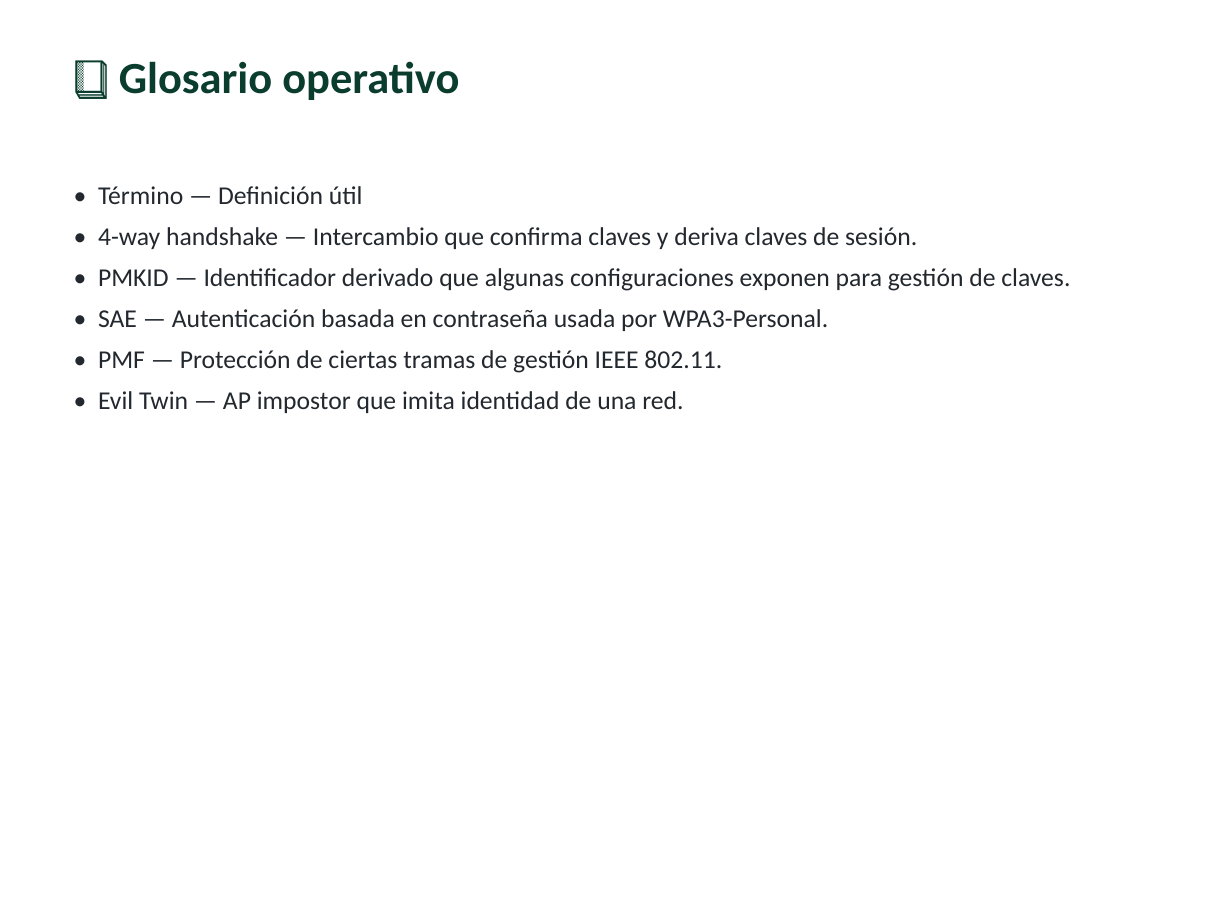
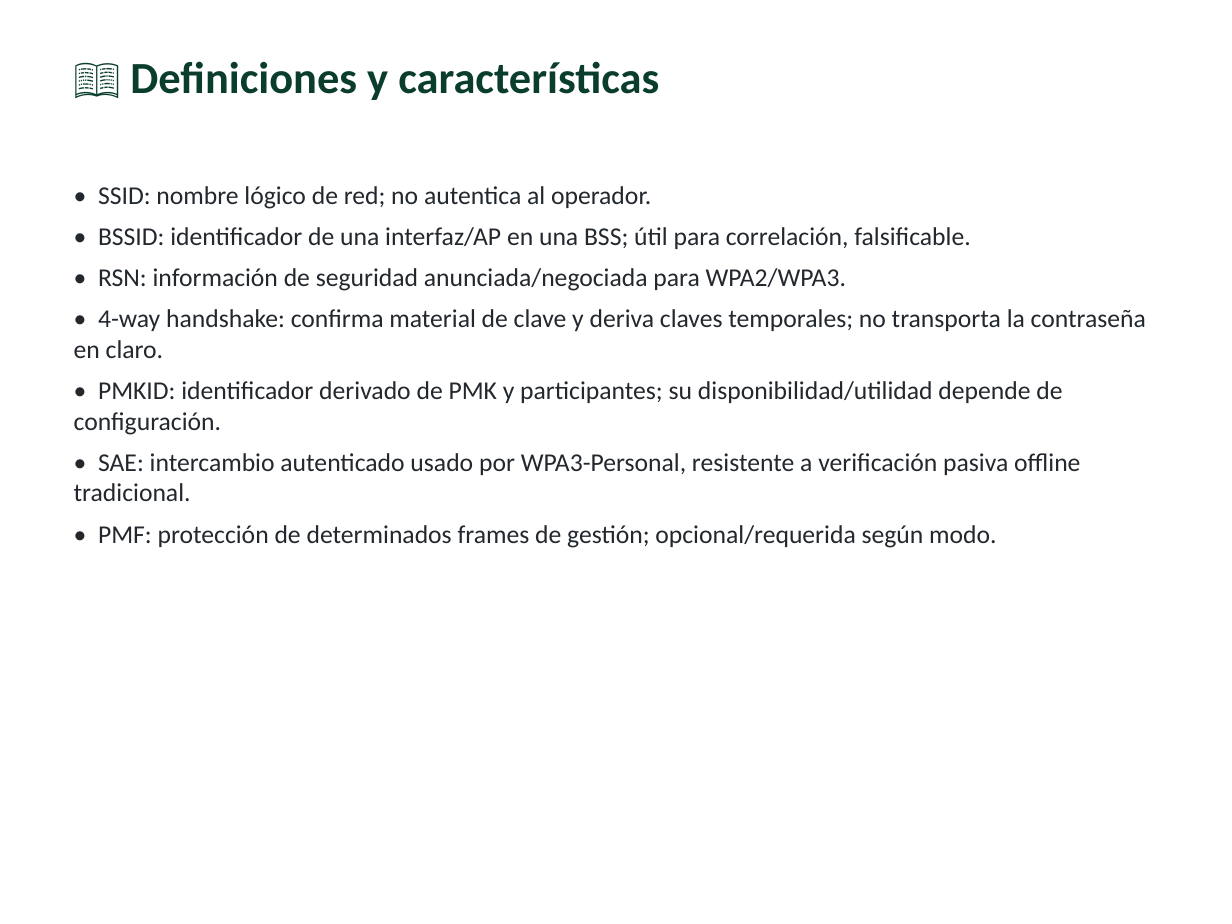
Before and after one commit to vladimiracunadev-create/modern-cybersecurity-program, a slide deck: slide 6 of classes/parte-13-seguridad-movil-iot-e-inalambrica/272-ataques-wifi-avanzados-evil-twin-y-pmkid/clase-272-presentacion.pptx. Drawn at 1232x924 pixels with LibreOffice and Linux fonts; fonts in the diff are those of the drawing. Boxes give left, top, right and bottom in pixels: in the first picture for what was removed or moved away, otherwise in the second. Text is boxed around its words. In the diff, an @@ line names an element or a change of style, - is before the commit and + after.

```diff
--- a/classes/parte-13-seguridad-movil-iot-e-inalambrica/272-ataques-wifi-avanzados-evil-twin-y-pmkid/clase-272-presentacion.pptx
+++ b/classes/parte-13-seguridad-movil-iot-e-inalambrica/272-ataques-wifi-avanzados-evil-twin-y-pmkid/clase-272-presentacion.pptx
@@ text at (130, 61, 659, 100): text changed @@
-📔 Glosario operativo
+📖 Definiciones y características
@@ text at (74, 186, 1146, 548): text changed @@
-• Término — Definición útil
-• 4-way handshake — Intercambio que confirma claves y deriva claves de sesión.
-• PMKID — Identificador derivado que algunas configuraciones exponen para gestión de claves.
-• SAE — Autenticación basada en contraseña usada por WPA3-Personal.
-• PMF — Protección de ciertas tramas de gestión IEEE 802.11.
-• Evil Twin — AP impostor que imita identidad de una red.
+• SSID: nombre lógico de red; no autentica al operador.
+• BSSID: identificador de una interfaz/AP en una BSS; útil para correlación, falsificable.
+• RSN: información de seguridad anunciada/negociada para WPA2/WPA3.
+• 4-way handshake: confirma material de clave y deriva claves temporales; no transporta la contraseña en claro.
+• PMKID: identificador derivado de PMK y participantes; su disponibilidad/utilidad depende de configuración.
+• SAE: intercambio autenticado usado por WPA3-Personal, resistente a verificación pasiva offline tradicional.
+• PMF: protección de determinados frames de gestión; opcional/requerida según modo.
```
Also in this commit, not shown: 8 other slides changed, 8 slides added, 7 slides removed, 27 other files.
